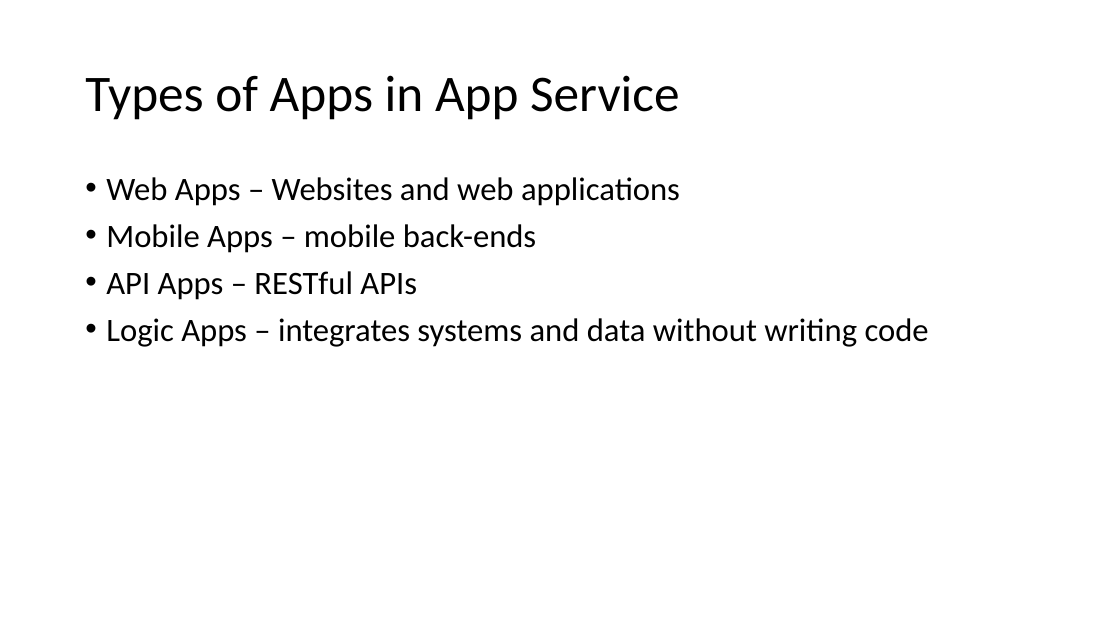
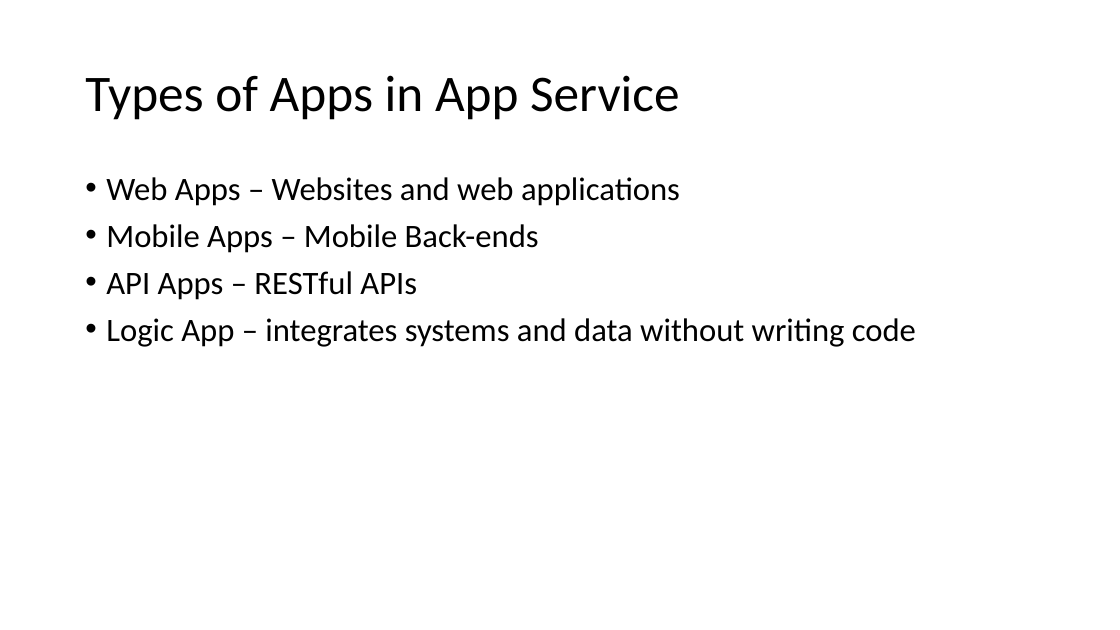
Before and after one commit to adnane-habib/11Feb-AZ104, a slide deck: slide 4 of Design and Implement Azure App Service Apps.pptx. Drawn at 1120x630 pixels with LibreOffice and Linux fonts; fonts in the diff are those of the drawing. Boxes give left, top, right and bottom in pixels: in the first picture for what was removed or moved away, otherwise in the second. Text is boxed around its words. In the diff, an @@ line names an element or a change of style, - is before the commit and + after.

```diff
--- a/Design and Implement Azure App Service Apps.pptx
+++ b/Design and Implement Azure App Service Apps.pptx
@@ text at (x1=106, y1=224, x2=539, y2=253): text changed @@
-• Mobile Apps – mobile back-ends
+• Mobile Apps – Mobile Back-ends
@@ text at (x1=106, y1=318, x2=916, y2=347): text changed @@
-• Logic Apps – integrates systems and data without writing code
+• Logic App – integrates systems and data without writing code
```
Also in this commit, not shown: 6 other slides changed, 5 slides added.
